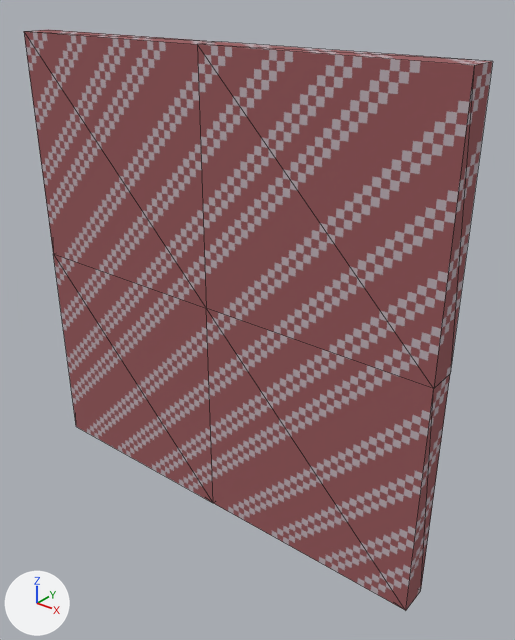
Before and after pictures for a commit that changed the glTF model assets/3d/environment/blend_export/wall_textured_c_4_col.gltf.
Both versions are drawn from a 50 mm lens placed at (5.6, -3.84, 4.44), pointed at (2.3, 0.29, 1.88). The lights are fixed; the arrows at lower left show +X, +Y and +Z. The first picture is the older version. Mesh edges are drawn as thin lines.

Objects in the first picture: 'wall_textured_c_4_col'.
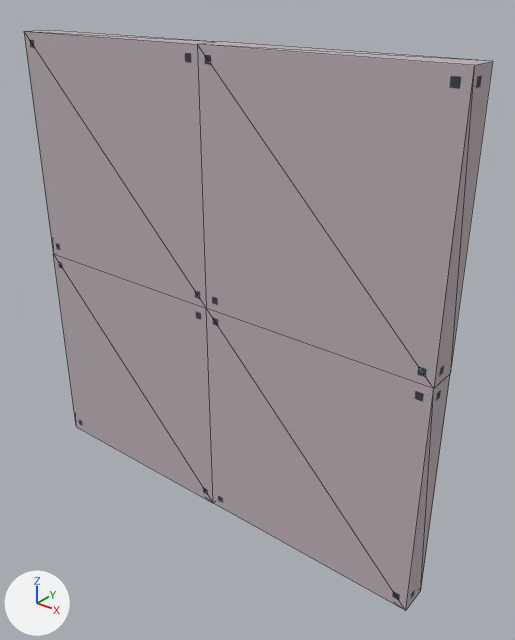
Boxes [x1, y1, x2, y2] around the edits, measured in the pictures (515 x 640 px):
'wall_textured_c_4_col', recoloured (brown to grey): [24, 30, 493, 610] in both

The edits, one by one:
Picture 'ase_environment_textures' (img_ase_environment_textures) is new.
Material 'material_environment' (mat_material_environment) is new.
Its texture is img_ase_environment_textures.
Its roughness is 1.0.
me_cube_014 has 18 vertices, 32 faces and spans x 0.0..4.0, y 0.0..0.25, z 0.0..4.0.
me_cube_014 no longer uses material mat_material_environment_002 (picture img_ase_environment_textures_png).
me_cube_014 gains material mat_material_environment (picture img_ase_environment_textures).
